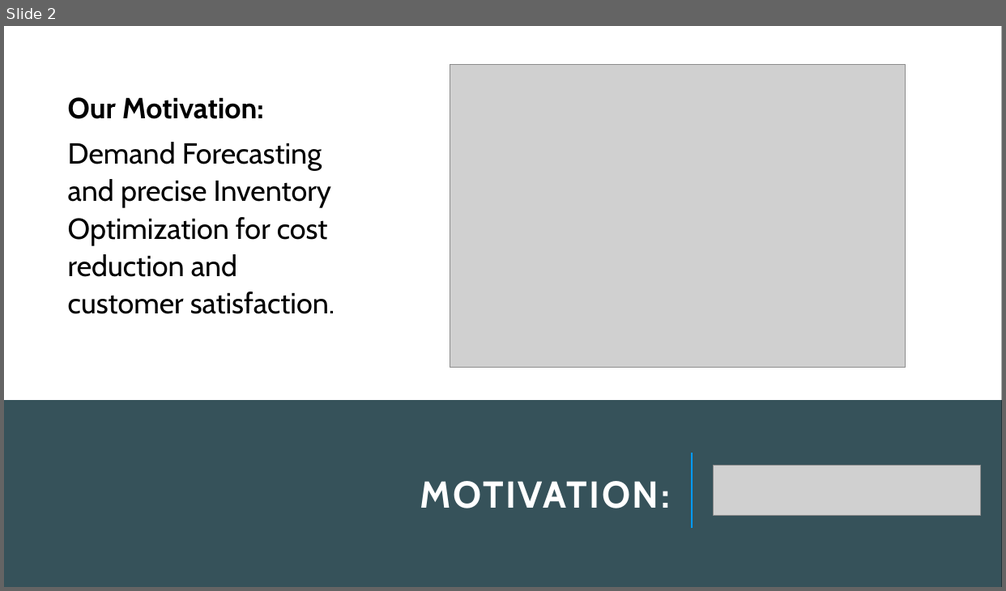
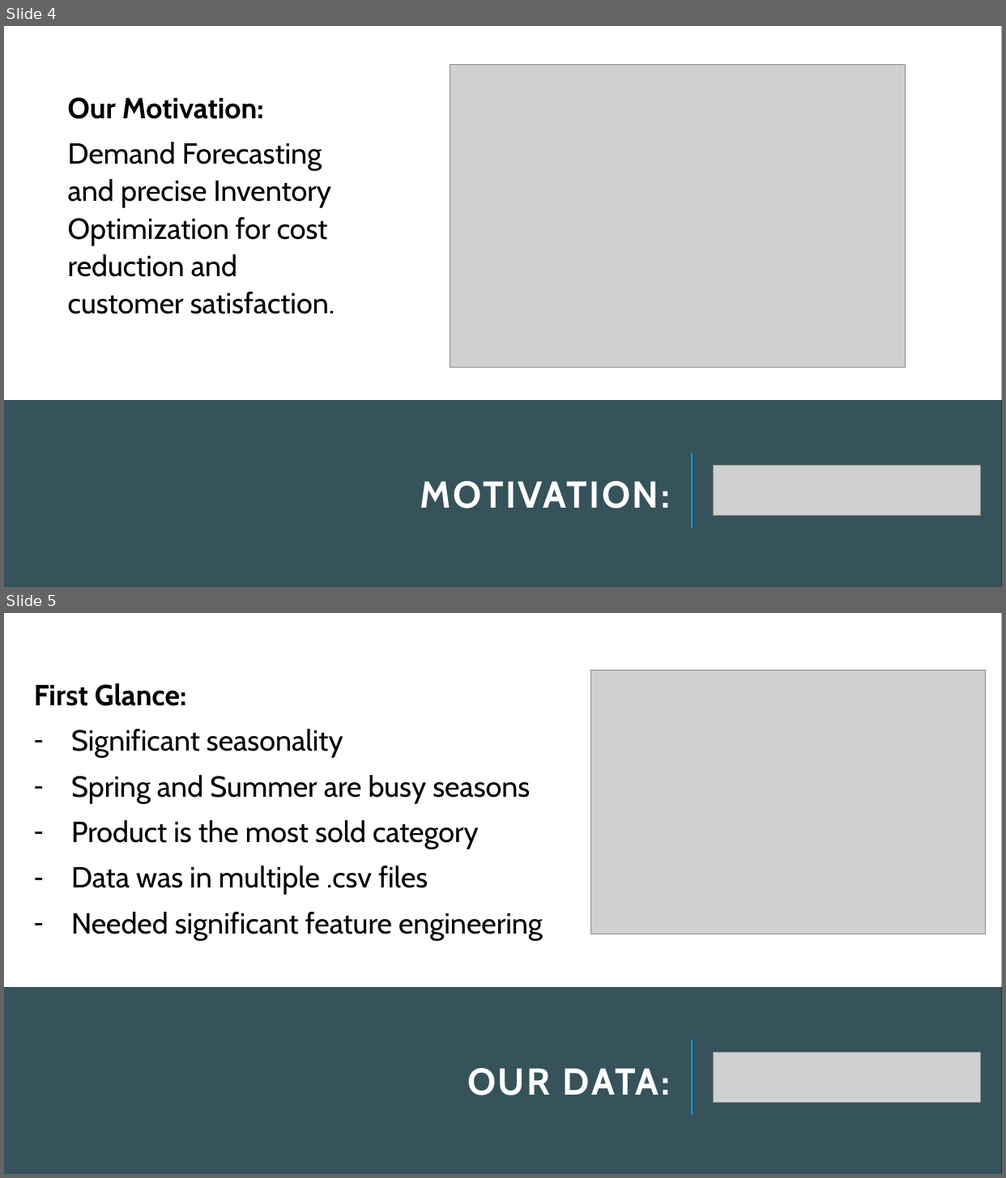
Before and after one commit to latleger/LHL-Project-Final, a slide deck: presentation/Presentation.pptm. Shown one above the other, each under a label of ours: slide 2 before the commit, slides 4 and 5 after it. The pictures are 1006x591 and 1006x1178 pixels, drawn with LibreOffice and Linux fonts; fonts in the diff are those of the drawing; grey boxes stand for pictures. Boxes give left, top, right and bottom in pixels: in the first picture for what was removed or moved away, otherwise in the second. Text is boxed around its words. In the diff, an @@ line names an element or a change of style, - is before the commit and + after.

```diff
--- a/presentation/Presentation.pptm
+++ b/presentation/Presentation.pptm
@@ slide 5 added at bbox=[4, 613, 1002, 1174], background #000000 @@
@@ rectangle added at bbox=[4, 613, 1002, 987], fill #FFFFFF @@
@@ text added at bbox=[34, 683, 543, 941], 28 pt, text #000000 @@
+First Glance:
+– Significant seasonality
+– Spring and Summer are busy seasons
+– Product is the most sold category
+– Data was in multiple .csv files
+– Needed significant feature engineering
@@ picture added at bbox=[591, 671, 986, 934] @@
@@ rectangle added at bbox=[4, 987, 1002, 1174], fill #36525A @@
@@ line added from (692, 1115) to (692, 1041), #009BFF 1.5 pt @@
@@ title added at bbox=[467, 1068, 670, 1096], 36 pt, text #FFFFFF, bold @@
+OUR DATA:
@@ picture added at bbox=[714, 1053, 981, 1103] @@
@@ what was slide 2 is now slide 4 @@
```
Also in this commit, not shown: 4 slides changed, 2 other slides added, 4 slides removed, 2 other files.
